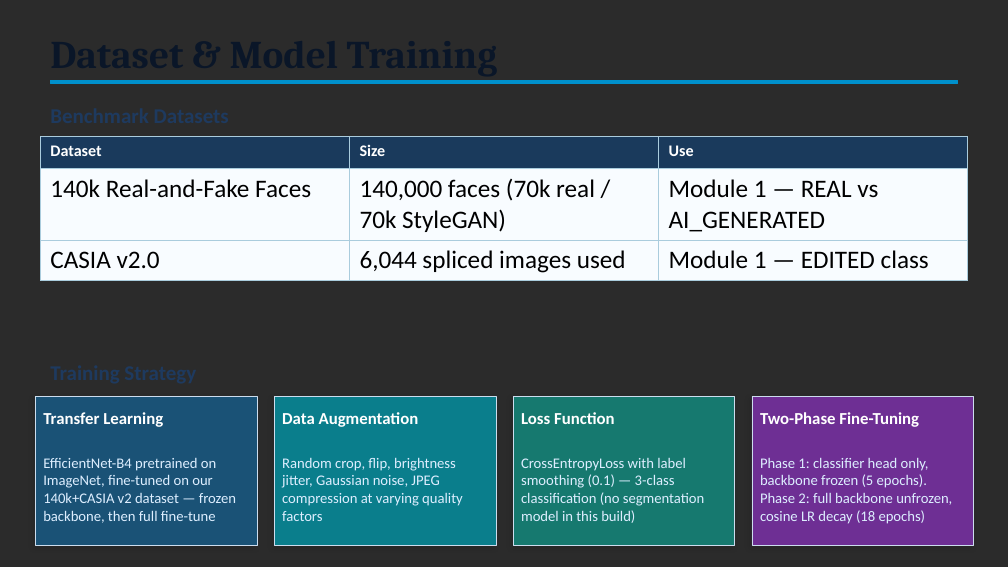
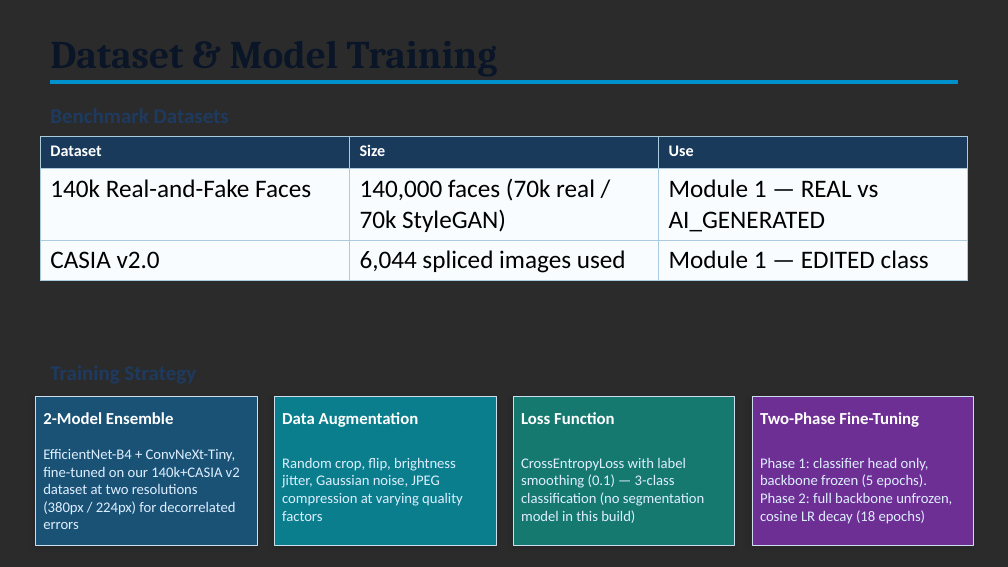
Before and after one commit to RuudyLinux/Fake_Image_Detection, a slide deck: slide 12 of FakeGuard_AI_Presentation.pptx. Drawn at 1008x567 pixels with LibreOffice and Linux fonts; fonts in the diff are those of the drawing; background and template pictures are left out; a plain dark background stands for a picture behind light text. Boxes give left, top, right and bottom in pixels: in the first picture for what was removed or moved away, otherwise in the second. Text is boxed around its words. In the diff, an @@ line names an element or a change of style, - is before the commit and + after.

```diff
--- a/FakeGuard_AI_Presentation.pptx
+++ b/FakeGuard_AI_Presentation.pptx
@@ text at (x1=43, y1=412, x2=174, y2=424): text changed @@
-Transfer Learning
+2-Model Ensemble
@@ text at (x1=43, y1=449, x2=240, y2=529): text changed @@
-EfficientNet-B4 pretrained on ImageNet, fine-tuned on our 140k+CASIA v2 dataset — frozen backbone, then full fine-tune
+EfficientNet-B4 + ConvNeXt-Tiny, fine-tuned on our 140k+CASIA v2 dataset at two resolutions (380px / 224px) for decorrelated errors
```
Also in this commit, not shown: 1 other slide changed, 2 other files.
